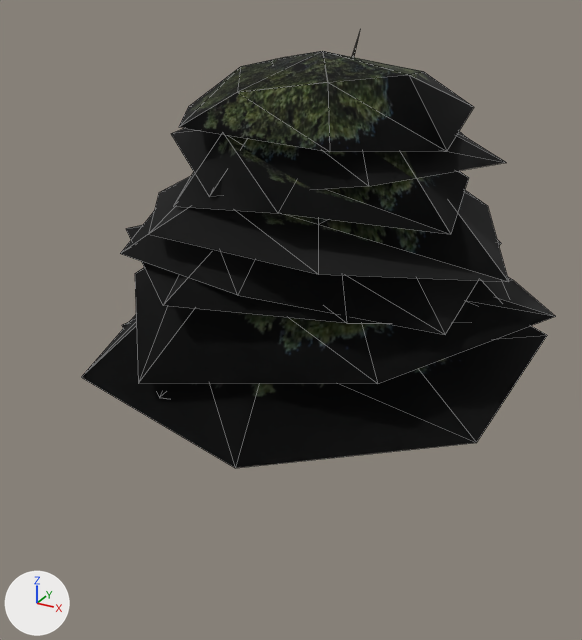
The OBJ model Resources/models/Castle/AshTree.obj as it was, and as the next commit left it.
The view is the same before and after, from a camera (50 mm lens) standing at (76.1, -148.6, 97.7) and looking at (-0.4, -9.5, 28.1). Every picture has the same lights, and +X, +Y and +Z are marked at lower left. Mesh edges are drawn as thin lines. Where no turn or scale is listed for an object, it has been applied to the vertices. Vertices at the same position are counted once.

Names of what the first picture shows: 'AshTree'.
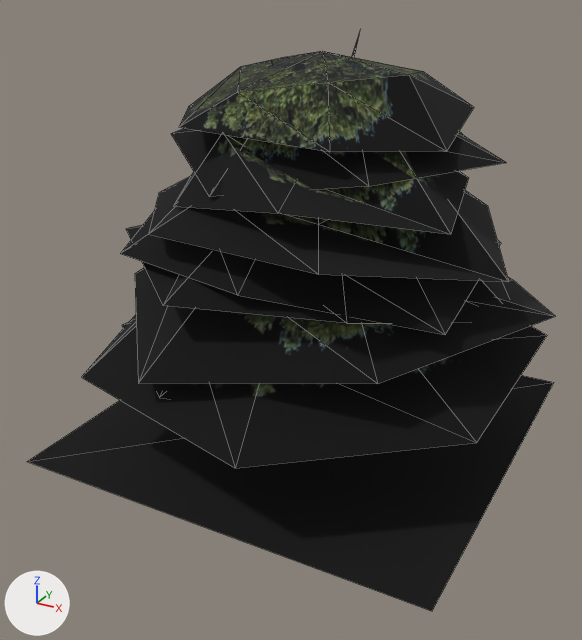
The newer file is also rescaled (x0.928), turned or shifted as a whole; pictures and numbers use the older file's frame.

What the commit changed:
Picture 'treeshadow.png' (img_treeshadow_png) is new.
Material 'treeshadow' (mat_treeshadow) is new.
Its texture is img_treeshadow_png.
Its roughness is 1.0.
me_ashtree is used by ob_ashtree; location (0.0, 0.0, 0.0).
me_ashtree had 420 vertices, 651 faces and spanned x -43.0..52.4, y -51.4..52.3, z -0.4..86.6.
me_ashtree now has 292 vertices, 464 faces and spans x -44.5..52.4, y -51.4..52.3, z -0.4..86.6.
Part 1, on me_ashtree:
14 vertices are removed from x -38.4..37.1, y -41.7..35.7, z 18.1..29.6.
21 faces are deleted.
4 vertices are added at (-44.5, -47.2, 0.0), (46.9, -47.2, 0.0), (-44.5, 44.2, 0.0), (46.9, 44.2, 0.0).
2 new faces join them, mat_treeshadow (picture img_treeshadow_png).
Part 2, on me_ashtree:
13 vertices are removed from x -24.5..31.6, y -28.1..26.8, z 67.8..82.8.
21 faces are deleted.
me_ashtree now uses material mat_treeshadow (picture img_treeshadow_png).

What differs and where, as boxes [x1, y1, x2, y2] in the pictures (582 x 640 px):
'AshTree', reshaped (12% wider, 33% taller): before [82, 33, 556, 468]; after [27, 33, 556, 611]
part 1 of me_ashtree, cut back: before [122, 322, 163, 398]; after [27, 375, 554, 611]
part 2 of me_ashtree, deleted: before [179, 52, 473, 152]
